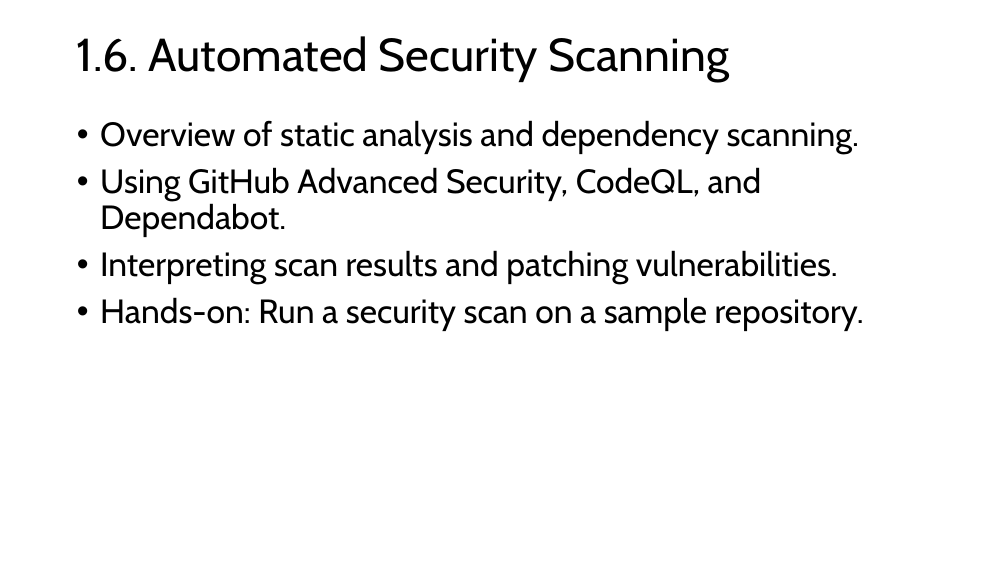
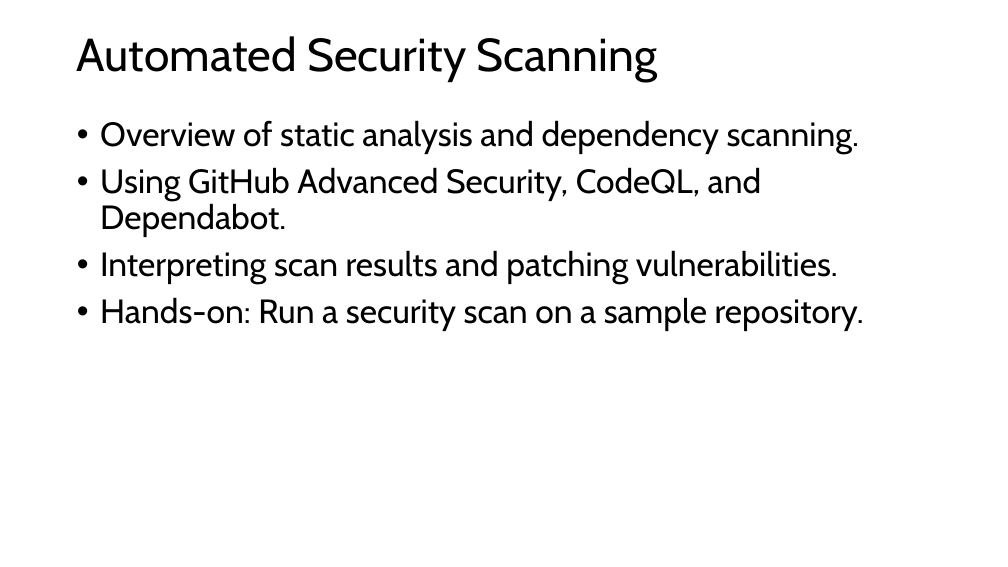
Before and after one commit to FSCJ-FacultyDev/SWC-Columbus-2025, a slide deck: slide 14 of Slides-Day1.pptx. Drawn at 1008x567 pixels with LibreOffice and Linux fonts; fonts in the diff are those of the drawing. Boxes give left, top, right and bottom in pixels: in the first picture for what was removed or moved away, otherwise in the second. Text is boxed around its words. In the diff, an @@ line names an element or a change of style, - is before the commit and + after.

```diff
--- a/Slides-Day1.pptx
+++ b/Slides-Day1.pptx
@@ title at (77,36,657,82): text changed @@
-1.6. Automated Security Scanning
+Automated Security Scanning
```
Also in this commit, not shown: 12 other slides changed, 9 slides added.
